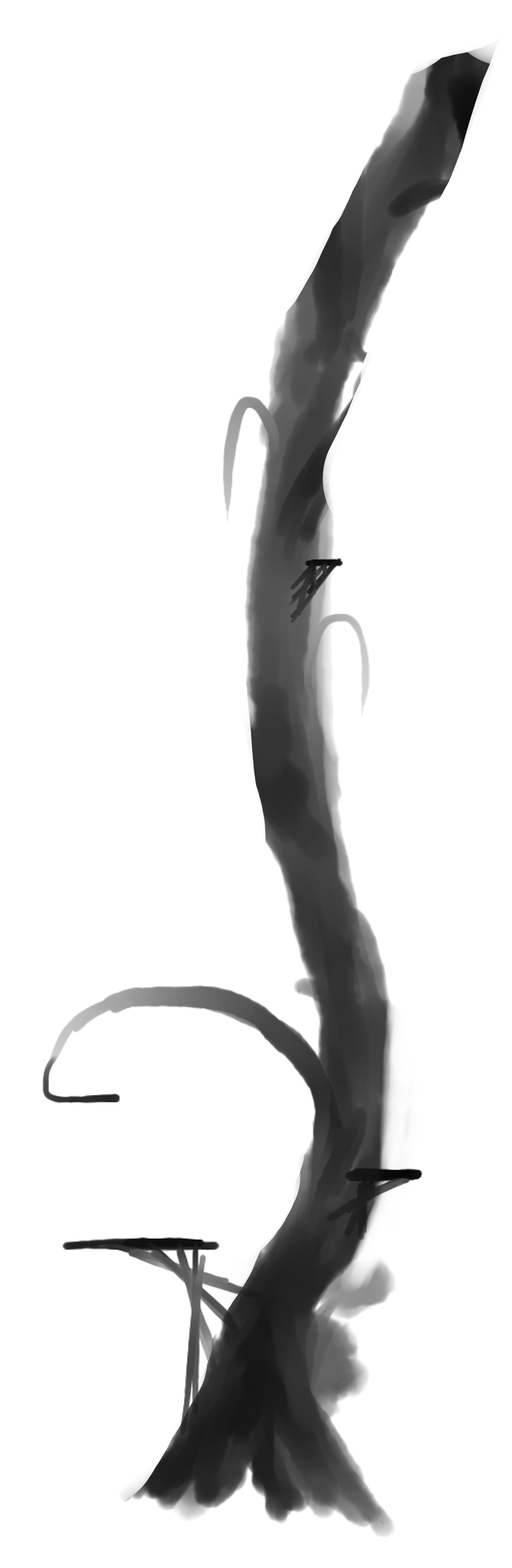
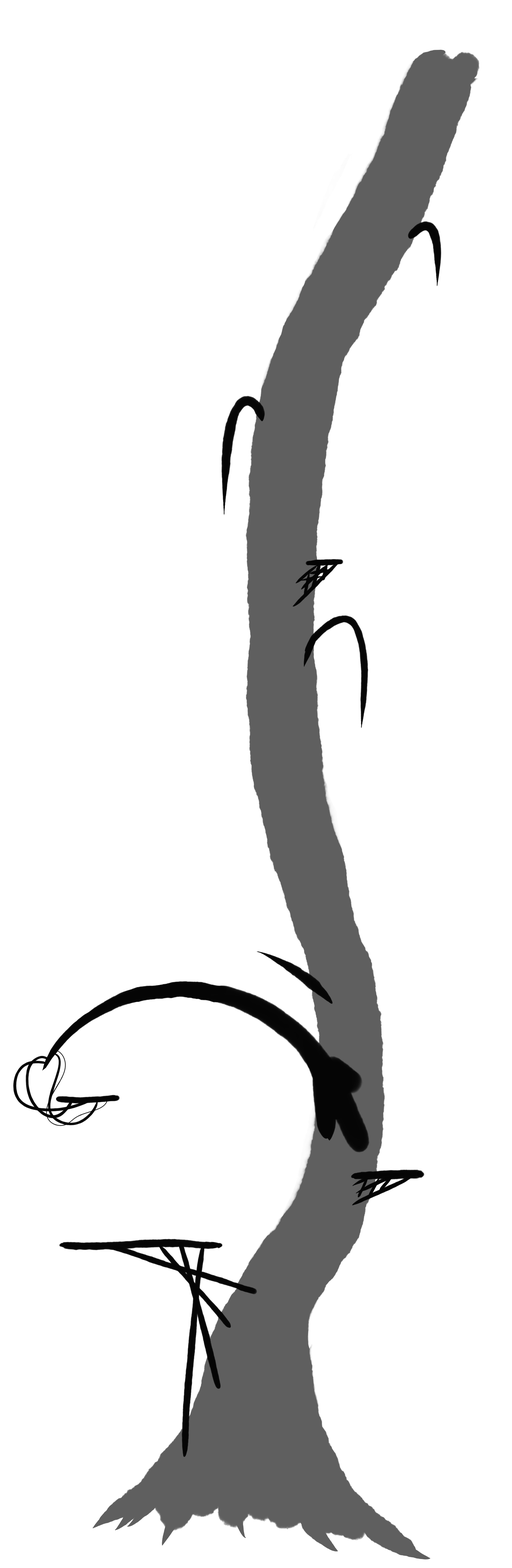
Comparing the layer stacks of the two 512×1568 images. Changes:
added layer "platf" above "レイヤー12" over <box>55,558,425,1251</box>
added layer "レイヤー12" above "deco" over <box>13,561,416,1458</box>
added layer "deco" above "レイヤー8" over <box>45,221,442,1127</box>
added layer "レイヤー8" above "レイヤー11" over <box>41,979,370,1153</box>
added layer "レイヤー11" (64%) above "rough" over <box>92,49,480,1560</box>
hid "rough", opacity 100% → 70%, painted on it over <box>42,38,501,1539</box>
